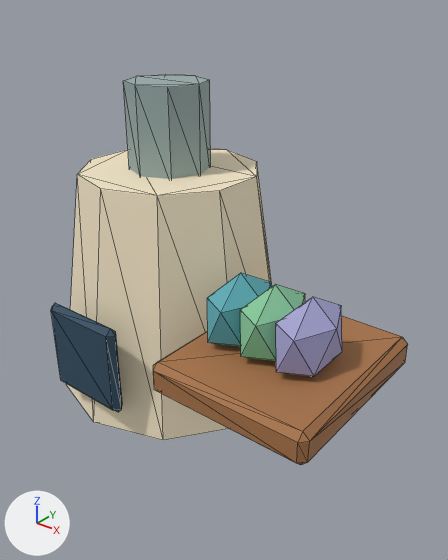
The glTF model source/assets/models/glassworks.glb: old version first, new version second.
The view is the same before and after, from a 50 mm lens placed at (1.77, -1.7, 1.71), pointed at (0.35, 0.07, 0.61). The lights are fixed; the arrows at lower left show +X, +Y and +Z. The first picture is the older version. Mesh edges are drawn as thin lines. Where no turn or scale is listed for an object, it has been applied to the vertices. Vertices at exactly the same position are counted once.

The scene before the commit, as lines of its bpy script (objects in view):
```python
me_cone_023 = bpy.data.meshes.new('Cone.023')
me_cone_023.from_pydata(...)  # 112 vertices, 196 faces; spans x -0.5..1.06, y -0.57..0.53, z -0.5..0.85
me_cone_023.materials.append(mat_glassworks_paint)
ob_kiln = bpy.data.objects.new('kiln', me_cone_023)
ob_kiln.location = (0.0, 0.15, 0.5)
```
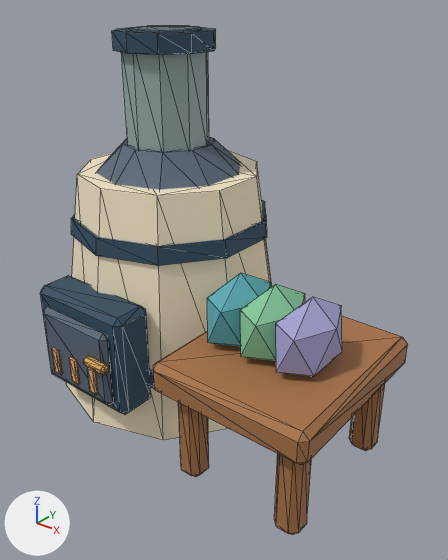
Location of each change, (x1, y1, x2, y2) in pixels of the pictures (448 x 560 px; the box of a moved part takes in the faces that stretch with it):
'kiln', reshaped (30% taller): before (51, 74, 408, 465); after (40, 25, 408, 534)
part 1 of me_cone_023, added (mostly hidden): after (148, 370, 154, 388)
part 2 of me_cone_023, added (blue): after (71, 200, 267, 266)
part 3 of me_cone_023, moved or reshaped: before (51, 303, 122, 412); after (43, 306, 114, 405)
part 4 of me_cone_023, added: after (52, 347, 62, 374)
part 5 of me_cone_023, added: after (69, 357, 80, 384)
part 6 of me_cone_023, added: after (87, 367, 98, 395)
part 7 of me_cone_023, added (blue): after (96, 137, 240, 190)
part 8 of me_cone_023, added: after (121, 52, 209, 151)
part 9 of me_cone_023, added (blue): after (112, 27, 216, 55)
part 10 of me_cone_023, added (blue): after (126, 25, 202, 33)
part 11 of me_cone_023, added (blue): after (40, 276, 150, 414)
part 12 of me_cone_023, added: after (83, 356, 109, 375)
part 13 of me_cone_023, added (brown): after (178, 402, 209, 477)
part 14 of me_cone_023, added (brown): after (274, 454, 312, 534)
part 15 of me_cone_023, added (brown): after (349, 383, 385, 451)
part 16 of me_cone_023, deleted: before (123, 74, 211, 179)

Diff of the bpy script that builds the scene:
```diff
--- a/source/assets/models/glassworks.glb.py
+++ b/source/assets/models/glassworks.glb.py
@@ me_cone_023 @@
 # used by ob_kiln; location = (0.0, 0.15, 0.5)
-me_cone_023.from_pydata(...)  # 112 vertices, 196 faces; spans x -0.5..1.06, y -0.57..0.53, z -0.5..0.85
+me_cone_023.from_pydata(...)  # 432 vertices, 780 faces; spans x -0.5..1.06, y -0.63..0.53, z -0.51..1.04
+# me_cone_023 part 1: a new loose piece, a 10-sided cut cone along z (radius 0.508 at the low end, 0.498 at the high end) spanning x -0.483..0.483, y -0.507..0.507, z -0.265..-0.195, in mat_glassworks_paint
+# me_cone_023 part 2: a new loose piece, a 10-sided cut cone along z (radius 0.431 at the low end, 0.422 at the high end) spanning x -0.41..0.41, y -0.431..0.431, z 0.245..0.315, in mat_glassworks_paint
+# me_cone_023 part 3: the loose piece of 16 vertices spanning x -0.19..0.19, y -0.55..-0.5, z -0.36..0.03 is scaled about its middle by (1.01, 0.9, 0.841), then moved by (0.0, -0.04, 0.03)
+# me_cone_023 part 4: the loose piece of 24 vertices spanning x 0.41..1.06, y -0.57..0.17, z -0.13..0.0 is copied, and the copy is scaled about its middle by (0.0565, 0.00959, 1.1), then moved by (-0.84, -0.4, -0.13); it spans x -0.13..-0.09, y -0.6..-0.59, z -0.26..-0.14
+# me_cone_023 part 5: the loose piece of 24 vertices spanning x 0.41..1.06, y -0.57..0.17, z -0.13..0.0 is copied, and the copy is scaled about its middle by (0.0565, 0.00959, 1.1), then moved by (-0.73, -0.4, -0.13); it spans x -0.02..0.02, y -0.6..-0.59, z -0.26..-0.14
+# me_cone_023 part 6: the loose piece of 24 vertices spanning x 0.41..1.06, y -0.57..0.17, z -0.13..0.0 is copied, and the copy is scaled about its middle by (0.0565, 0.00959, 1.1), then moved by (-0.62, -0.4, -0.13); it spans x 0.09..0.13, y -0.6..-0.59, z -0.26..-0.14
+# me_cone_023 part 7: a new loose piece, a 10-sided cut cone along z (radius 0.38 at the low end, 0.19 at the high end) spanning x -0.36..0.36, y -0.38..0.38, z 0.43..0.61, in mat_glassworks_paint
+# me_cone_023 part 8: a new loose piece, a 10-sided cylinder along z spanning x -0.16..0.16, y -0.17..0.17, z 0.59..1.01, in mat_glassworks_paint
+# me_cone_023 part 9: a new loose piece, a 10-sided cylinder along z spanning x -0.19..0.19, y -0.2..0.2, z 0.965..1.035, in mat_glassworks_paint
+# me_cone_023 part 10: a new loose piece, a 10-sided cylinder along z spanning x -0.1379..0.1379, y -0.145..0.145, z 1.033..1.041, in mat_glassworks_paint
+# me_cone_023 part 11: a new loose piece of 24 vertices spanning x -0.24..0.24, y -0.56..-0.39, z -0.35..0.09, in mat_glassworks_paint
+# me_cone_023 part 12: a new loose piece of 24 vertices spanning x 0.1..0.22, y -0.63..-0.59, z -0.12..-0.08, in mat_glassworks_paint
+# me_cone_023 part 13: a new loose piece of 24 vertices spanning x 0.47..0.57, y -0.52..-0.42, z -0.51..-0.09, in mat_glassworks_paint
+# me_cone_023 part 14: a new loose piece of 24 vertices spanning x 0.91..1.01, y -0.52..-0.42, z -0.51..-0.09, in mat_glassworks_paint
+# me_cone_023 part 15: a new loose piece of 24 vertices spanning x 0.91..1.01, y 0.02..0.12, z -0.51..-0.09, in mat_glassworks_paint
+# me_cone_023 part 16: the loose piece of 16 vertices spanning x -0.17..0.17, y -0.17..0.17, z 0.47..0.85 is deleted
+# other edits to the shape of me_cone_023 do not show in these pictures
 me_cone_023.materials.append(mat_glassworks_paint)
```
